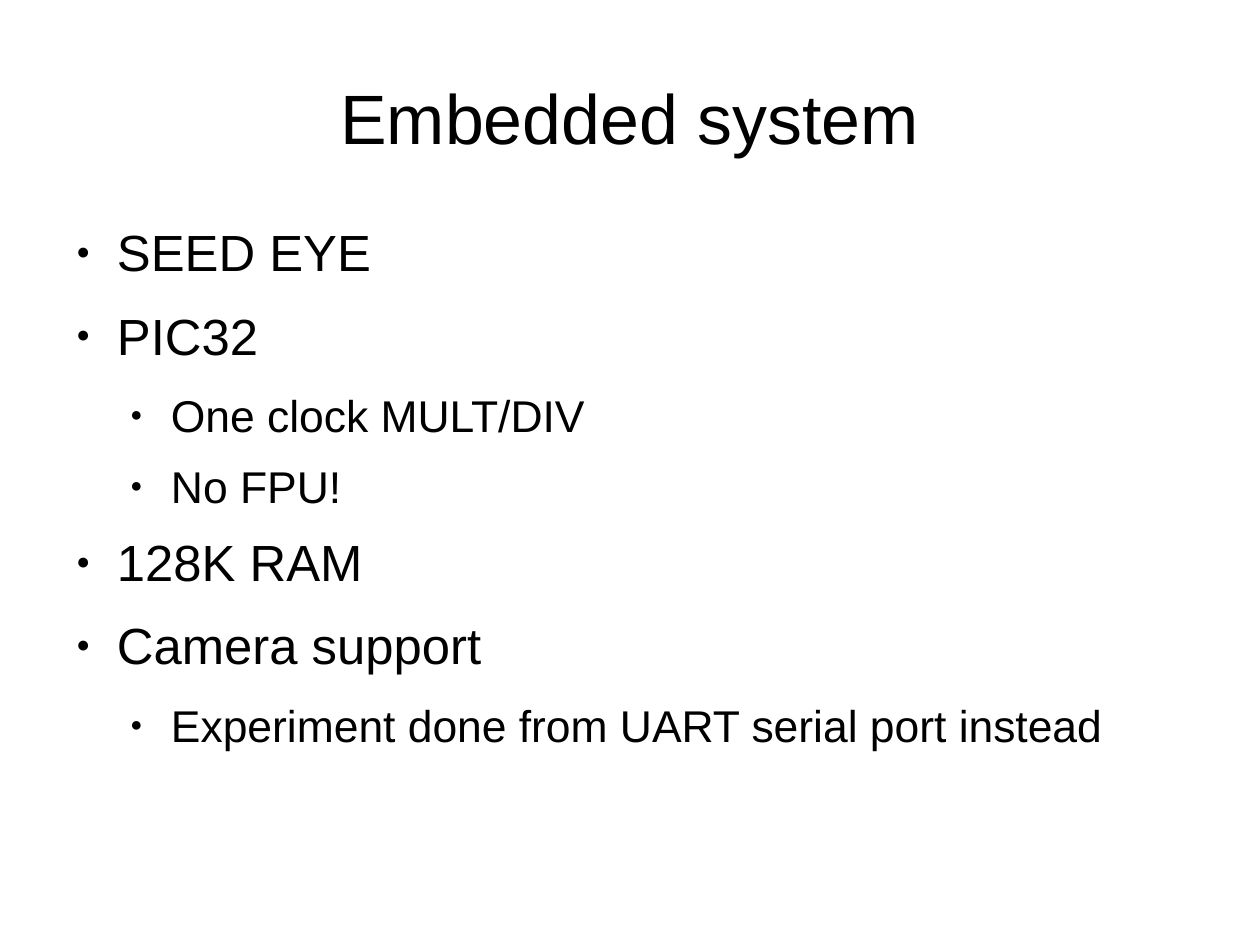
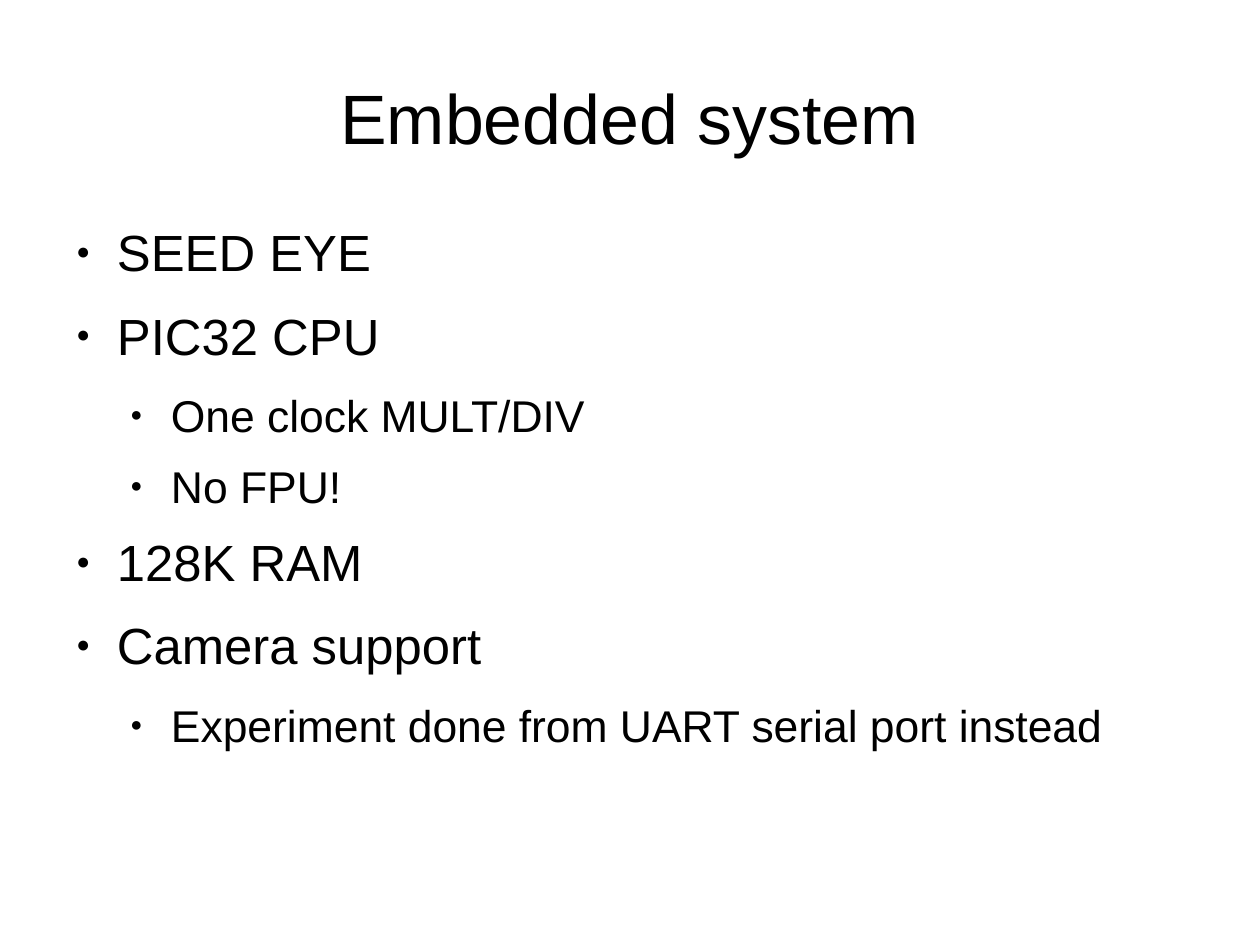
Before and after one commit to 0Chuzz/SNproject, a slide deck: slide 4 of slides.odp. Drawn at 1260x945 pixels with LibreOffice and Linux fonts; fonts in the diff are those of the drawing. Boxes give left, top, right and bottom in pixels: in the first picture for what was removed or moved away, otherwise in the second. Text is boxed around its words. In the diff, an @@ line names an element or a change of style, - is before the commit and + after.

```diff
--- a/slides.odp
+++ b/slides.odp
@@ text at [117, 319, 379, 356]: text changed @@
-● PIC32
+● PIC32 CPU
```
Also in this commit, not shown: 7 other slides changed, 35 slides added, 17 slides removed, 3 other files.
